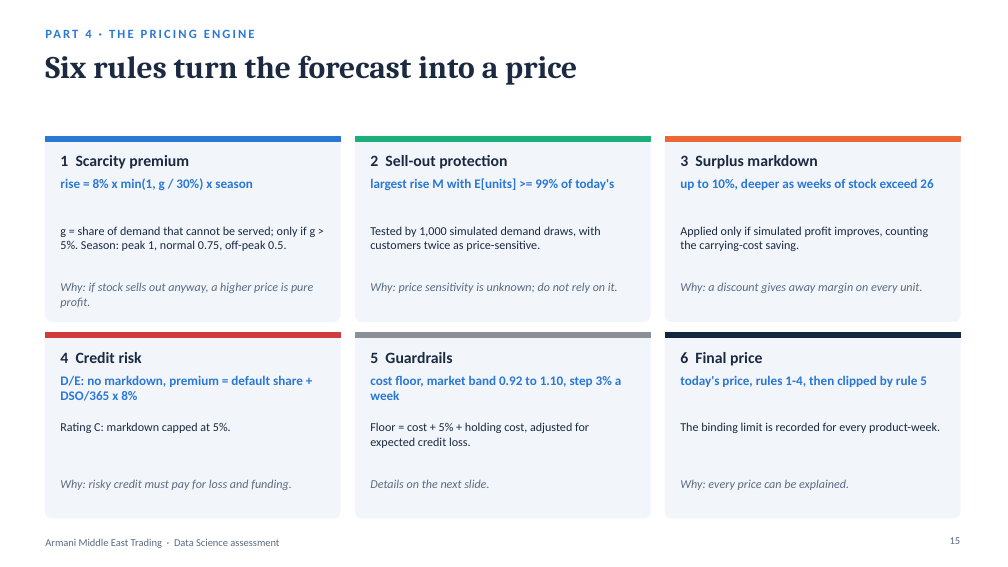
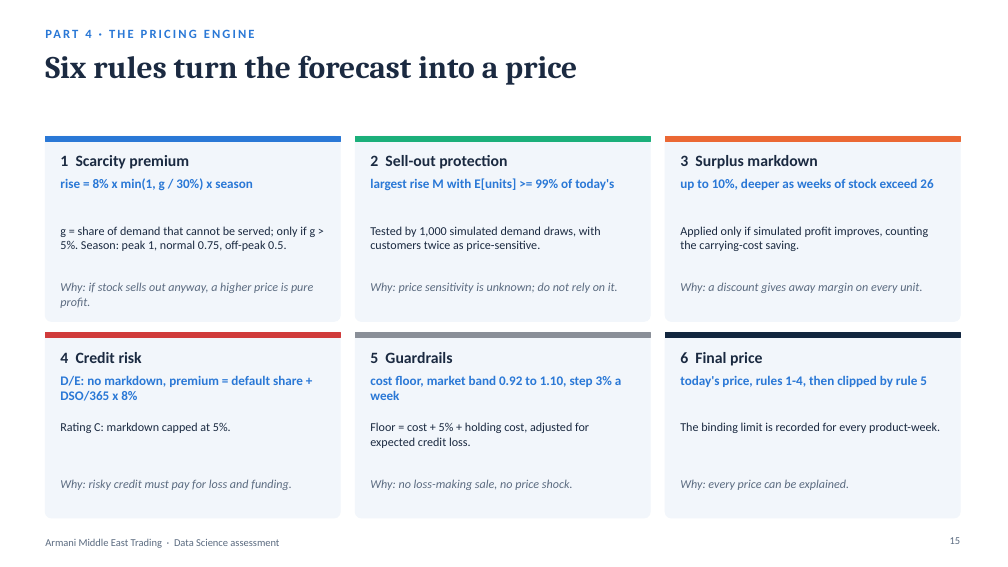
Before and after one commit to hrnademi/Technical_Assessment_HamidrezaNademi, a slide deck: slide 15 of Armani_Data_Science_Presentation.pptx. Drawn at 1008x567 pixels with LibreOffice and Linux fonts; fonts in the diff are those of the drawing. Boxes give left, top, right and bottom in pixels: in the first picture for what was removed or moved away, otherwise in the second. Text is boxed around its words. In the diff, an @@ line names an element or a change of style, - is before the commit and + after.

```diff
--- a/Armani_Data_Science_Presentation.pptx
+++ b/Armani_Data_Science_Presentation.pptx
@@ text at (x1=370, y1=479, x2=573, y2=490): text changed @@
-Details on the next slide.
+Why: no loss-making sale, no price shock.
```
Also in this commit, not shown: 13 other slides changed, 1 slide added, 1 slide removed.
